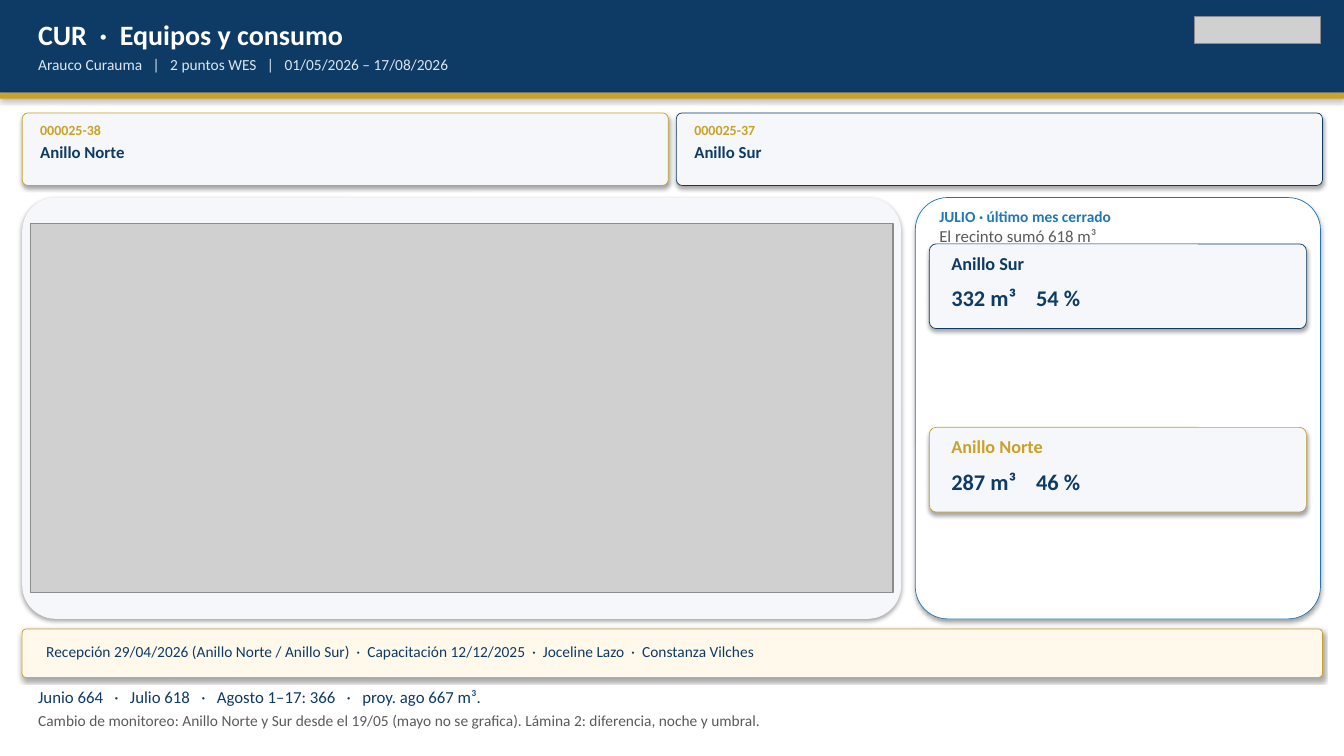
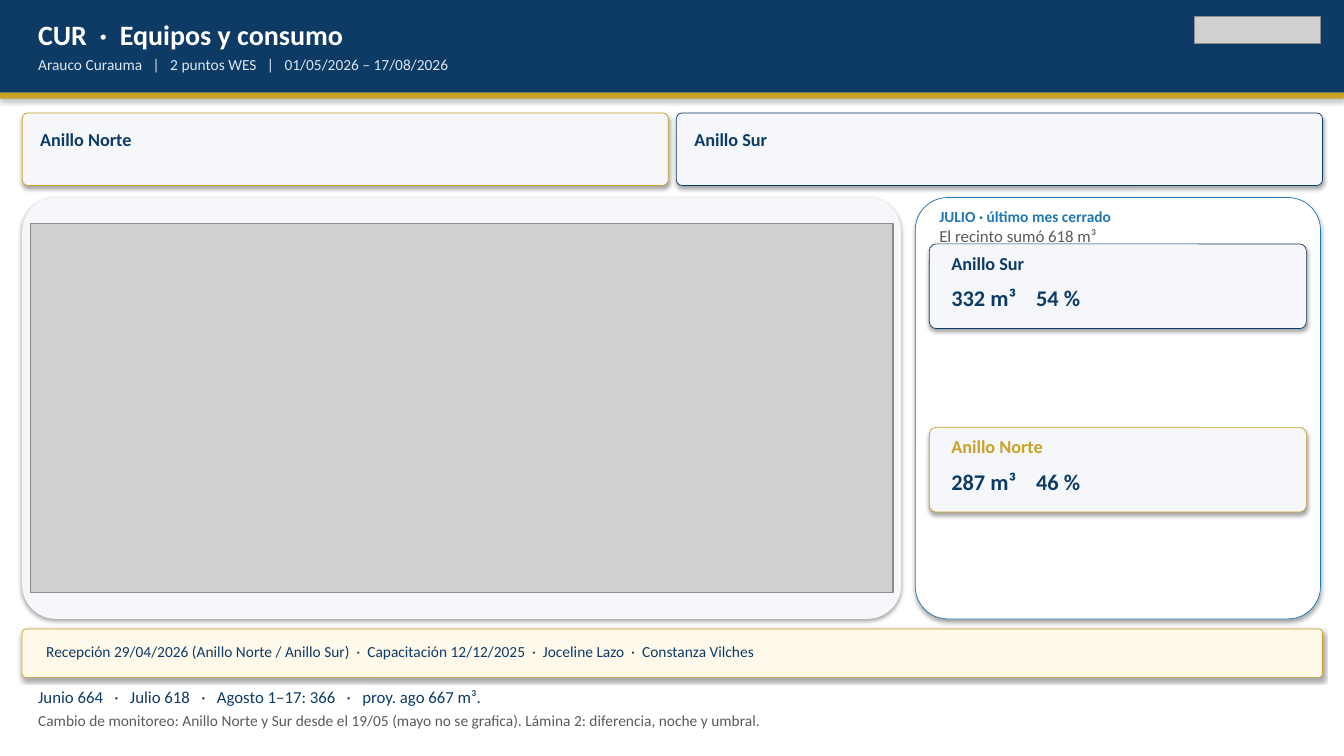
Before and after one commit to anibaloperacionesWes/wes-scripts, a slide deck: slide 12 of reports/Parque_Arauco/TMP_7MALLS/entrega_diego_anibal/Recorrido_ejecutivo_PA_MAE_20260817.pptx. Drawn at 1344x756 pixels with LibreOffice and Linux fonts; fonts in the diff are those of the drawing; grey boxes stand for pictures. Boxes give left, top, right and bottom in pixels: in the first picture for what was removed or moved away, otherwise in the second. Text is boxed around its words. In the diff, an @@ line names an element or a change of style, - is before the commit and + after.

```diff
--- a/reports/Parque_Arauco/TMP_7MALLS/entrega_diego_anibal/Recorrido_ejecutivo_PA_MAE_20260817.pptx
+++ b/reports/Parque_Arauco/TMP_7MALLS/entrega_diego_anibal/Recorrido_ejecutivo_PA_MAE_20260817.pptx
@@ text "Anillo Norte": place and size @@
-text "Anillo Norte" at box(40, 146, 124, 158)
+text "Anillo Norte" at box(40, 133, 131, 146)
@@ text "Anillo Norte" at box(40, 133, 131, 146): size 12 to 13 pt @@
@@ text removed at box(40, 125, 101, 135) @@
-000025-38
@@ text "Anillo Sur" at box(694, 133, 767, 146): size 12 to 13 pt @@
@@ text "Anillo Sur": place and size @@
-text "Anillo Sur" at box(694, 146, 762, 158)
+text "Anillo Sur" at box(694, 133, 767, 146)
@@ text removed at box(694, 126, 755, 135) @@
-000025-37
```
Also in this commit, not shown: 7 other slides changed, 1 other file.
